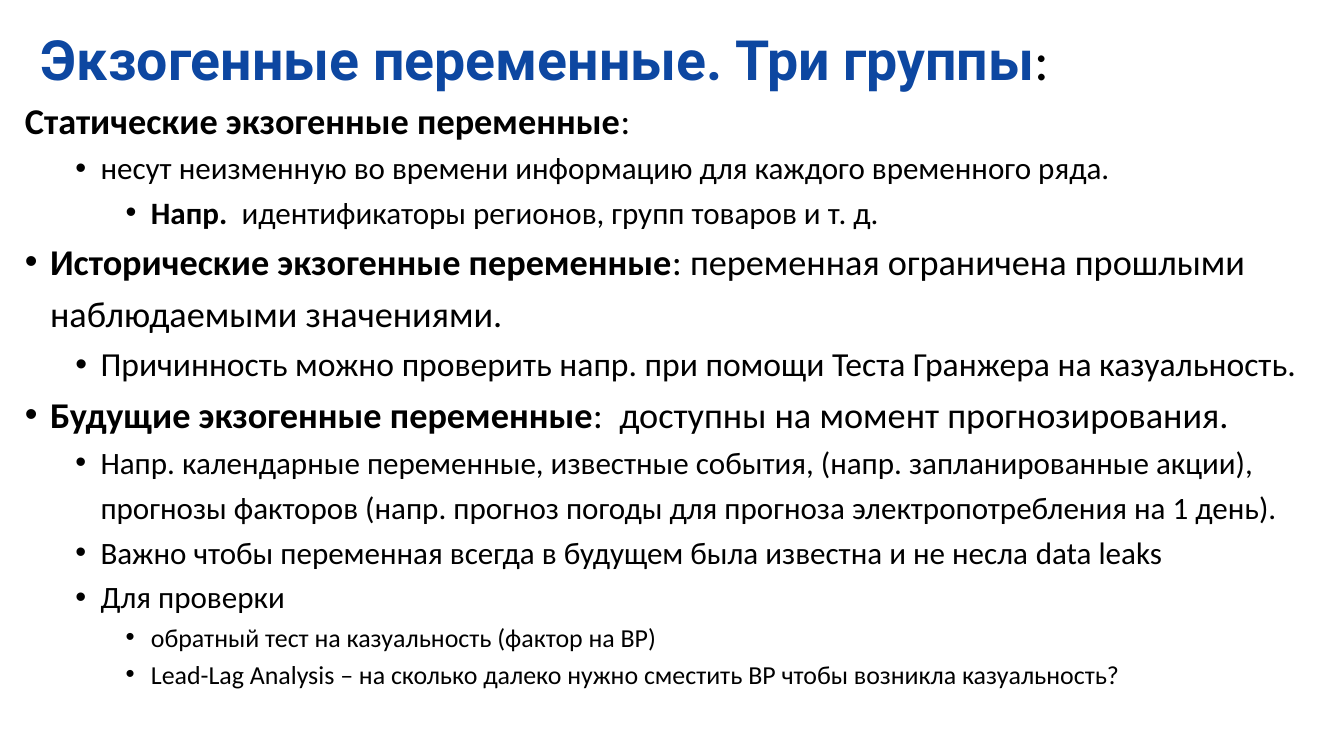
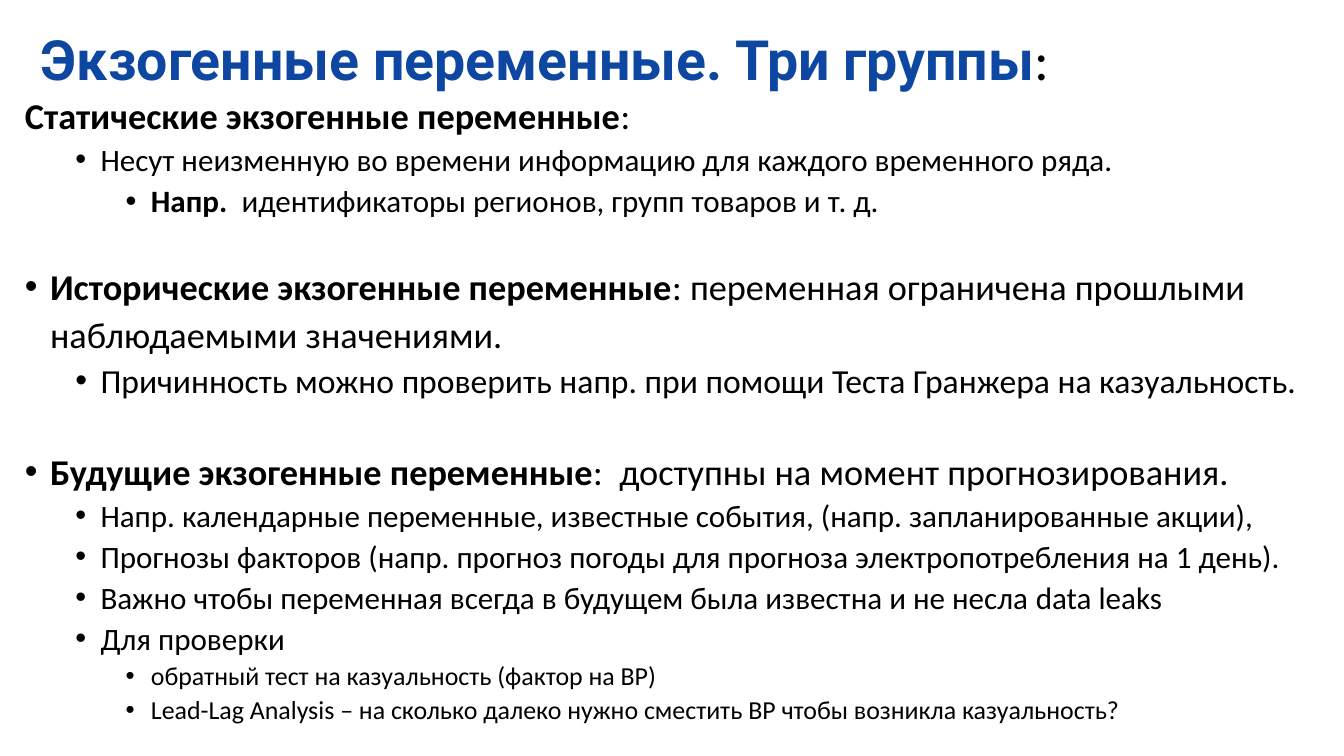
Before and after one commit to MVRonkin/TimeSeriesCourse, a slide deck: slide 17 of 2026/LEC/05-1 Методы машинного обучения для анализа ВР.pptx (slide 14 before the commit). Drawn at 1344x756 pixels with LibreOffice and Linux fonts; fonts in the diff are those of the drawing. Boxes give left, top, right and bottom in pixels: in the first picture for what was removed or moved away, otherwise in the second. Text is boxed around its words. In the diff, an @@ line names an element or a change of style, - is before the commit and + after.

```diff
--- a/2026/LEC/05-1 Методы машинного обучения для анализа ВР.pptx
+++ b/2026/LEC/05-1 Методы машинного обучения для анализа ВР.pptx
@@ text at <box>25,105,1296,724</box>: line spacing 1.2 to 1.1 @@
@@ text at <box>101,150,1112,176</box>: text changed @@
-  • несут неизменную во времени информацию для каждого временного ряда.
+  • Несут неизменную во времени информацию для каждого временного ряда.
@@ text at <box>101,504,1280,573</box>: text changed @@
-  • Напр. календарные переменные, известные события, (напр. запланированные акции), прогнозы факторов (напр. прогноз погоды для прогноза электропотребления на 1 день).
+  • Напр. календарные переменные, известные события, (напр. запланированные акции),
+  • Прогнозы факторов (напр. прогноз погоды для прогноза электропотребления на 1 день).
```
Also in this commit, not shown: 5 other slides changed, 4 slides added, 1 other file.
